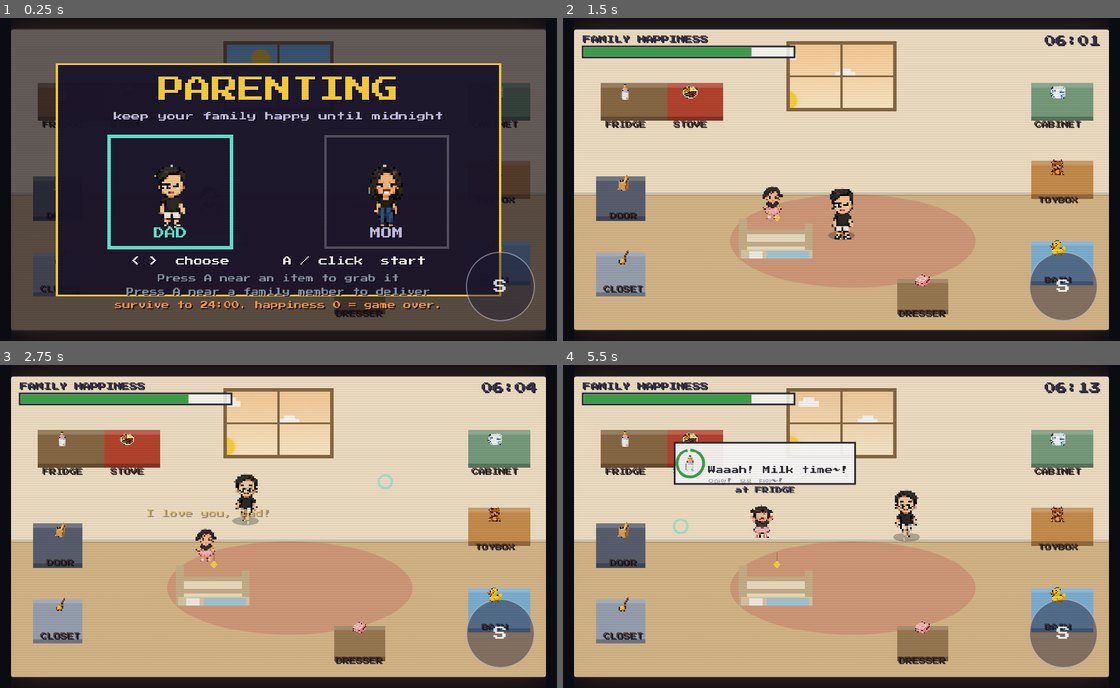
Above: before the commit, frames 1-4 (two rows, left to right).
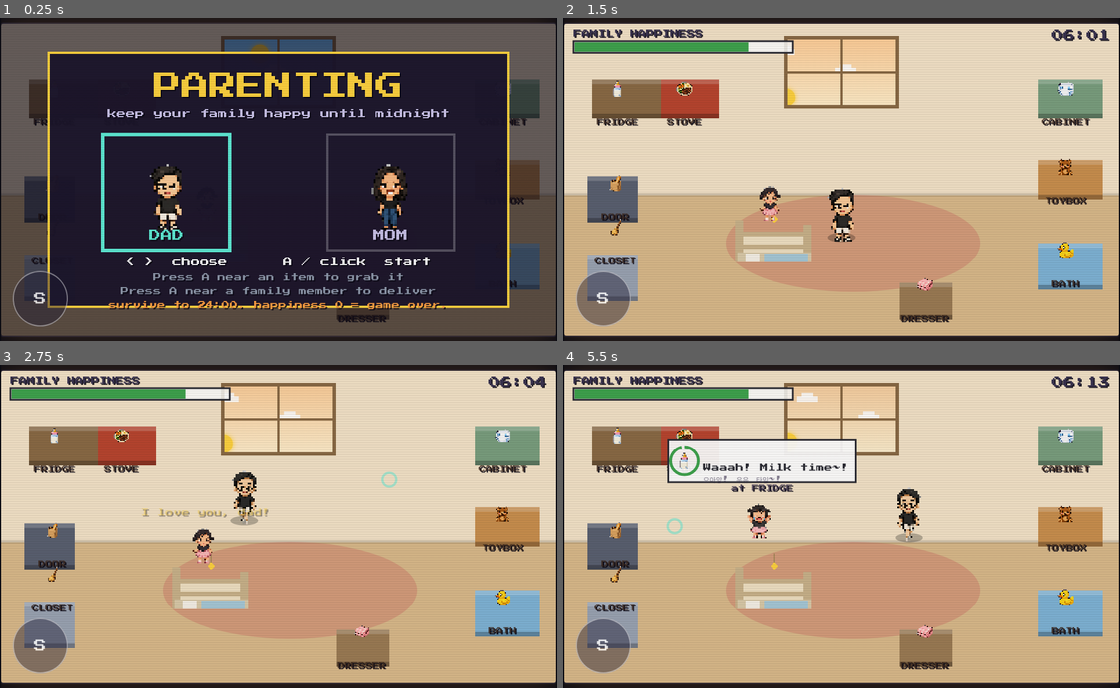
Above: after the commit, the same moments.

Repository: youngjinbak-mistral/parenting-game
Game: browser game, page index.html
Two runs of this game, one before a commit and one after it. Both use one fixed random seed, a clock stepped at 60 frames per second and the inputs below.
Inputs (mouse positions are in pixels of both pictures, inside the frame that each line leads up to; where the layout moved, square brackets give the same spot in the first picture):
- Up to frame 1 (0.25 s): no input
- Up to frame 2 (1.5 s): click (841, 179) at 0.27 s; hold S 1.03-1.3 s; click (841, 211) [841, 208] at 1.07 s; tap Space at 1.1 s; hold A from 1.35 s (still down)
- Up to frame 3 (2.75 s): tap Space at 1.6, 2.1, 2.6 s; click (167, 494) [172, 497] at 1.67 s; release A at 1.92 s; hold A 1.97-2.4 s; click (389, 481) [384, 481] at 2.27 s; hold S from 2.45 s (still down)
- Up to frame 4 (5.5 s): release S at 2.78 s; hold S 2.83-3.1 s; click (925, 587) [919, 587] at 2.87 s; tap Space every 0.5 s from 3.1 to 5.1 s; hold A 3.15-3.72 s; click (702, 604) [707, 600] at 3.47 s; hold A 3.77-4.2 s; click (841, 465) at 4.07 s; hold S 4.25-4.58 s; hold S 4.63-4.9 s; click (1008, 542) [1003, 542] at 4.67 s; hold A from 4.95 s (still down); click (674, 526) [679, 526] at 5.27 s

The runs differ from the first frame. In frame 1, 30% of the frame differs, in the area x 0-100%, y 1-99%; in frame 2, 70%; in frame 3, 70%; in frame 4, 71%.

Commit message:
mobile layout: landscape-preferred (rotate hint in portrait, tighter fit), S button to bottom-left clear of BATH, true rectangle stacking for simultaneous bubbles, tap-first title hints on touch

Diff:
--- a/game.js
+++ b/game.js
@@ -160,7 +160,7 @@
     { item: 'diaper', x: 434, y: 70, name: 'CABINET' },
     { item: 'toy', x: 434, y: 138, name: 'TOYBOX' },
     { item: 'grocery', x: 44, y: 152, name: 'DOOR' },
-    { item: 'broom', x: 44, y: 218, name: 'CLOSET' },
+    { item: 'broom', x: 44, y: 190, name: 'CLOSET' },
     { item: 'duck', x: 434, y: 210, name: 'BATH' },
     { item: 'blanket', x: 312, y: 240, name: 'DRESSER' },
   ];
@@ -760,9 +760,17 @@
     const bh = Math.max(28, 12 + lines.length * 10) + (koLines.length ? 9 : 0);
     const x = clamp(who.x, bw / 2 + 4, W - bw / 2 - 4);
     // clamp the TOP edge below the HUD/announce strip so tall bubbles never cover it (y = bottom edge)
+    const intersects = (t) => placed.some((p) =>
+      Math.abs(x - p.x) < (bw + p.bw) / 2 + 4 &&
+      Math.abs((t + bh / 2) - (p.y - p.bh / 2)) < (bh + p.bh) / 2 + 4);
+    const fits = (t) => t >= 46 && t + bh <= H - 8 && !intersects(t);
     let top = clamp(who.y - 38 - bh, 46, Math.max(46, H - 8 - bh));
-    for (const p of placed) { // stack above an already-placed bubble instead of overlapping
-      if (Math.abs(x - p.x) < (bw + p.bw) / 2 + 4 && Math.abs(top + bh - (p.y)) < (bh + p.bh) / 2 + 4) top = p.y - p.bh - 6;
+    if (!fits(top)) { // try above then below each overlapping placed bubble
+      outer: for (const p of placed) {
+        for (const cand of [p.y - p.bh - 6 - bh, p.y + 6]) {
+          if (fits(cand)) { top = cand; break outer; }
+        }
+      }
     }
     top = clamp(top, 46, Math.max(46, H - 8 - bh));
     const y = top + bh;
@@ -974,7 +982,7 @@
   }
 
   function drawTitle() {
-    panel(40, 30, W - 80, H - 60);
+    panel(40, 24, W - 80, H - 48);
     text(UI.title || 'PARENTING', W / 2, 42, 24, '#ffd23f', 'center');
     text('keep your family happy until midnight', W / 2, 74, 8, '#c9c2e8', 'center');
     // dad card
@@ -991,10 +999,20 @@
     ctx.restore();
     drawCharacterSpr('mom_idle', 337, 150, 44);
     text('MOM', 337, 178, 10, chosen === 1 ? '#5eead4' : '#c9c2e8', 'center');
-    text('< >  choose      A / click  start', W / 2, 204, 8, '#ffffff', 'center');
-    text(UI.hint_grab || 'arrows move - A grabs item at a station', W / 2, 220, 7, '#8f99ab', 'center');
-    text(UI.hint_deliver || 'A near a family member delivers - S drops', W / 2, 232, 7, '#8f99ab', 'center');
-    text('survive to 24:00. happiness 0 = game over.', W / 2, 244, 7, '#ff9f43', 'center');
+    const touchMode = (typeof matchMedia !== 'undefined' && matchMedia('(pointer: coarse)').matches)
+      || (typeof 'ontouchstart' in window !== 'undefined' && 'ontouchstart' in window)
+      || (typeof location !== 'undefined' && /[?&]touch=1/.test(location.search));
+    if (touchMode) {
+      text('TAP a card to start', W / 2, 202, 8, '#ffffff', 'center');
+      text('TAP floor: move there', W / 2, 216, 7, '#8f99ab', 'center');
+      text('TAP station / family: go + grab / deliver', W / 2, 228, 7, '#8f99ab', 'center');
+      text('S drops item · survive to 24:00!', W / 2, 238, 7, '#ff9f43', 'center');
+    } else {
+      text('< >  choose      A / click  start', W / 2, 202, 8, '#ffffff', 'center');
+      text(UI.hint_grab || 'arrows move - A grabs item at a station', W / 2, 216, 7, '#8f99ab', 'center');
+      text(UI.hint_deliver || 'A near a family member delivers - S drops', W / 2, 228, 7, '#8f99ab', 'center');
+      text('survive to 24:00. happiness 0 = game over.', W / 2, 240, 7, '#ff9f43', 'center');
+    }
   }
 
   function drawGameOver() {
@@ -1039,7 +1057,7 @@
 
   // ---------------- fit & loop ----------------
   function fit() {
-    const s = Math.min(innerWidth / W, innerHeight / H) * 0.96;
+    const s = Math.min(innerWidth / W, innerHeight / H) * 0.995; // fill the screen (landscape phones especially)
     canvas.style.width = W * s + 'px';
     canvas.style.height = H * s + 'px';
   }
--- a/index.html
+++ b/index.html
@@ -32,12 +32,20 @@
     border: 2px solid rgba(255,255,255,.5); border-radius: 10px; opacity: .8;
   }
   #touch button:active { background: rgba(94,234,212,.6); }
-  #abtns { position: absolute; right: 2%; bottom: 3%; display: flex; gap: 8%; width: 13%; }
-  #abtns .abtn { flex: 1; aspect-ratio: 1; font-size: 4vmin; border-radius: 50%; }
+  #abtns { position: absolute; left: 2%; bottom: 3%; display: flex; gap: 8%; width: 10%; }
+  #abtns .abtn { flex: 1; aspect-ratio: 1; font-size: 3.6vmin; border-radius: 50%; }
   /* touch controls only on touch devices; desktop plays with keyboard and keeps stations clear */
   @media (pointer: fine) { #touch { display: none; } }
   #wrap.force #touch { display: block; } /* force-show for testing via ?touch=1 */
   @media (pointer: coarse) { #touch { opacity: .75; } }
+  /* prefer landscape on phones: hint banner in portrait, game fills the screen in landscape */
+  #rotate {
+    display: none; position: absolute; top: 1%; left: 50%; transform: translateX(-50%);
+    pointer-events: none; background: rgba(30,26,50,.8); color: #ffd23f; border: 2px solid #ffd23f;
+    border-radius: 8px; padding: 4px 10px; font-size: 3.2vmin; white-space: nowrap; z-index: 5;
+  }
+  @media (pointer: coarse) and (orientation: portrait) { #rotate { display: block; } }
+  @media (orientation: portrait) { #wrap.force #rotate { display: block; } } /* ?touch=1 test hook */
 </style>
 </head>
 <body>
@@ -49,6 +57,7 @@
         <button id="btnS" class="abtn s">S</button>
       </div>
     </div>
+    <div id="rotate">↻ 가로로 돌려서 플레이하세요 · rotate for a bigger screen</div>
   </div>
   <script src="sprites.js"></script>
   <script src="photo.js"></script>
